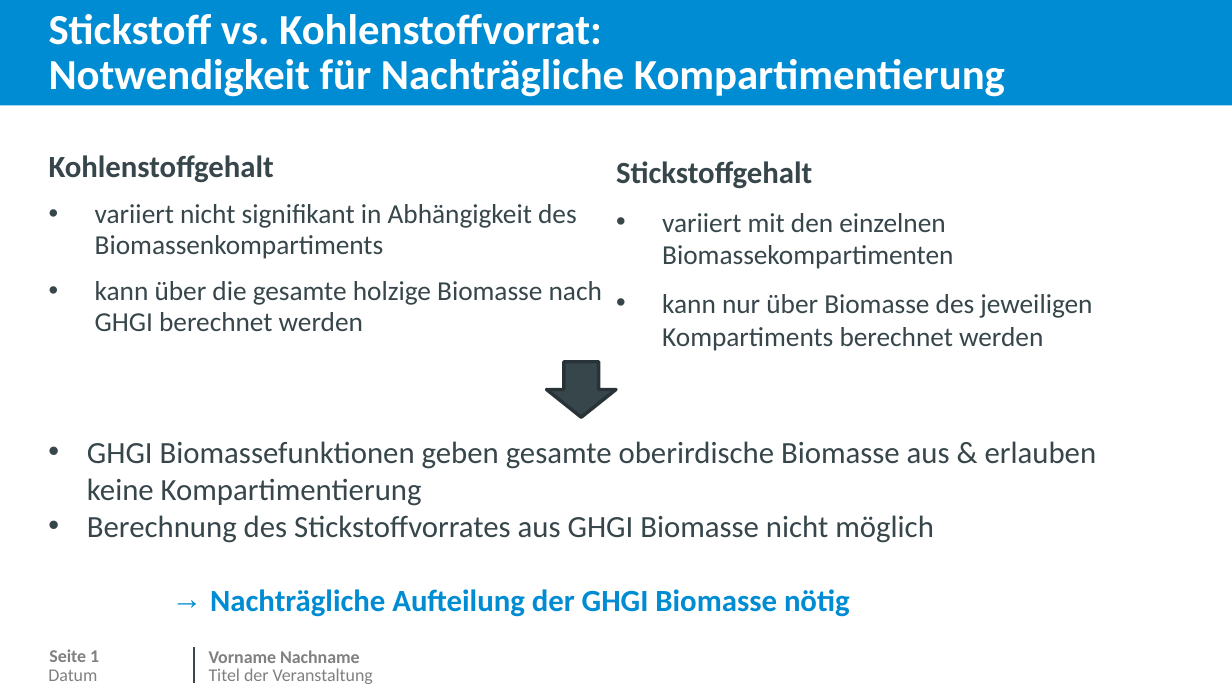
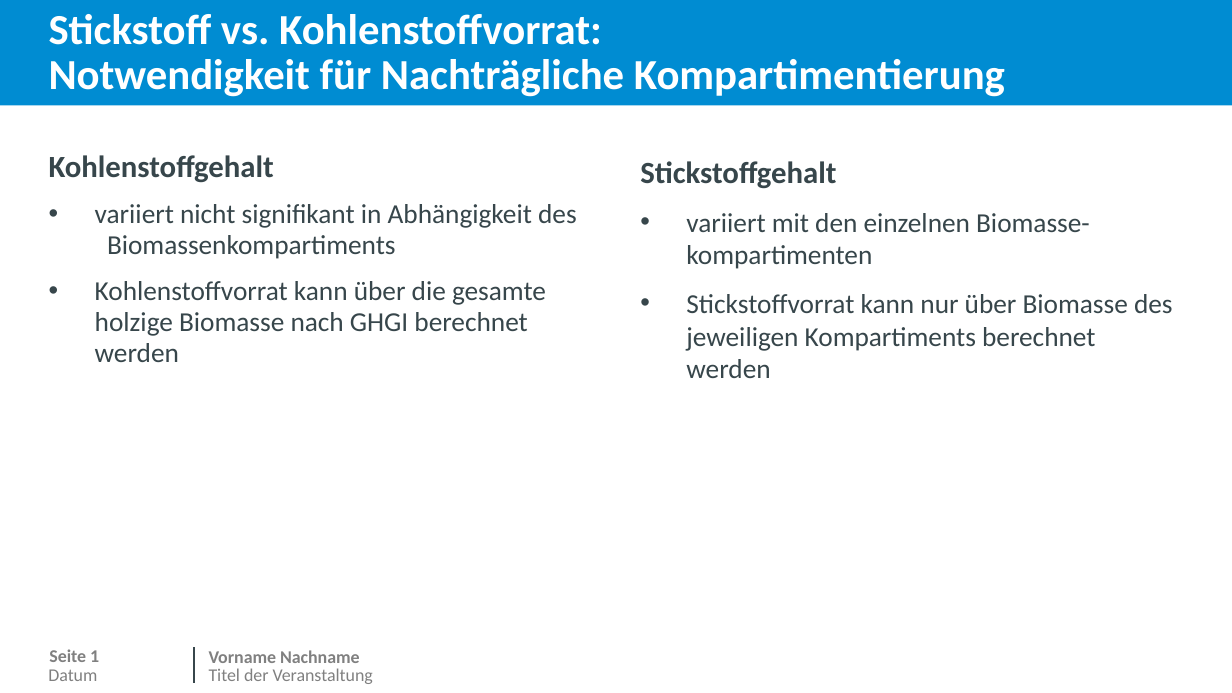
Before and after one commit to JetteGercken/TI_BZE_BE_analysis, a slide deck: slide 2 of info/biomasse_vergleich_MoMoK_BE.pptx. Drawn at 1232x693 pixels with LibreOffice and Linux fonts; fonts in the diff are those of the drawing; background and template pictures are left out. Boxes give left, top, right and bottom in pixels: in the first picture for what was removed or moved away, otherwise in the second. Text is boxed around its words. In the diff, an @@ line names an element or a change of style, - is before the commit and + after.

Commit message:
DHB theresholds biomass funkctions GHGI

```diff
--- a/info/biomasse_vergleich_MoMoK_BE.pptx
+++ b/info/biomasse_vergleich_MoMoK_BE.pptx
@@ text at bbox=[95, 281, 546, 362]: text changed @@
-• kann über die gesamte holzige Biomasse nach GHGI berechnet werden
+• Kohlenstoffvorrat kann über die gesamte holzige Biomasse nach GHGI berechnet werden
@@ text at bbox=[686, 294, 1173, 378]: text changed @@
-• variiert mit den einzelnen Biomassekompartimenten
-• kann nur über Biomasse des jeweiligen Kompartiments berechnet werden
+• variiert mit den einzelnen Biomasse-kompartimenten
+• Stickstoffvorrat kann nur über Biomasse des jeweiligen Kompartiments berechnet werden
@@ right arrow removed at bbox=[546, 362, 615, 417] @@
@@ text removed at bbox=[87, 441, 1097, 617] @@
-• GHGI Biomassefunktionen geben gesamte oberirdische Biomasse aus & erlauben keine Kompartimentierung
-• Berechnung des Stickstoffvorrates aus GHGI Biomasse nicht möglich
-    → Nachträgliche Aufteilung der GHGI Biomasse nötig
```
Also in this commit, not shown: 5 other slides changed, 5 slides added, 4 slides removed, 1 other file.
